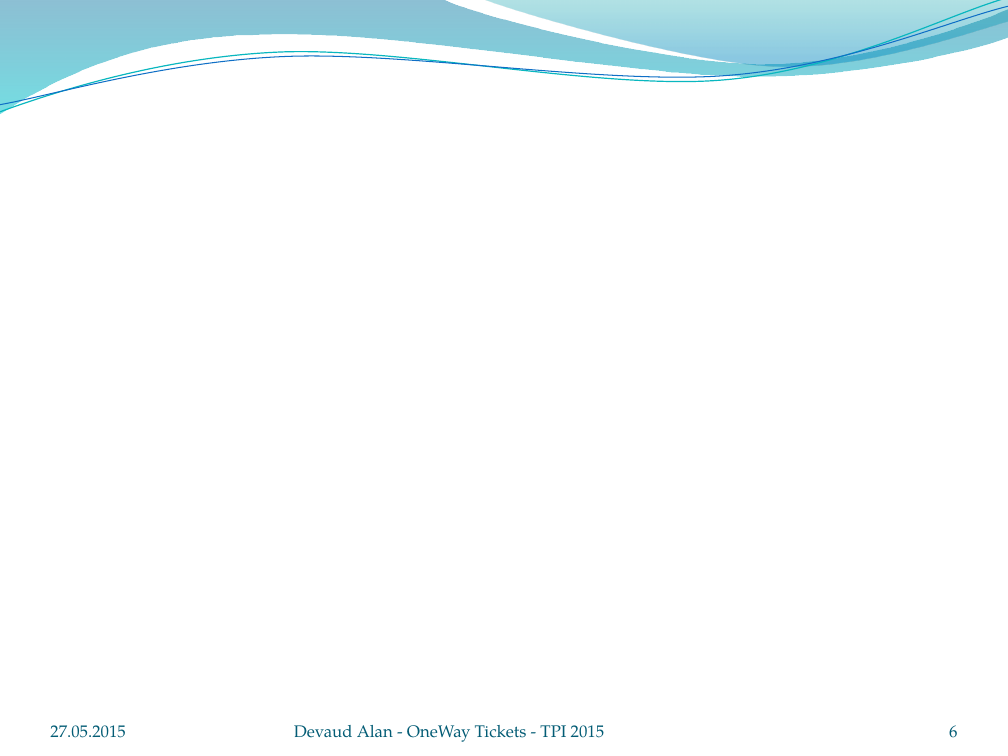
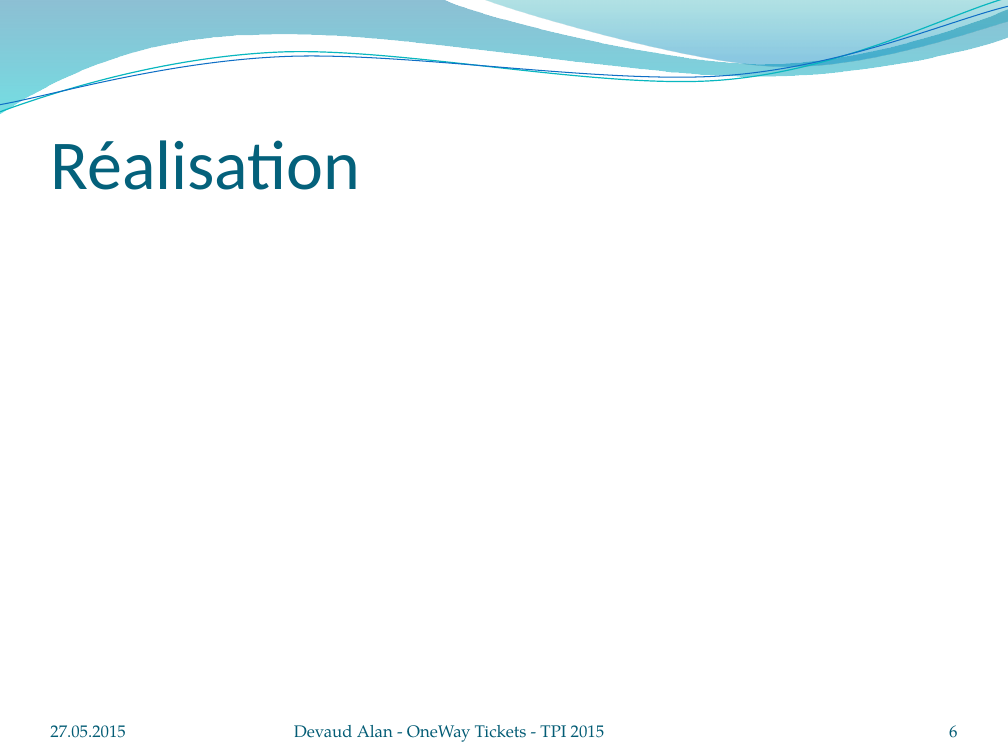
Before and after one commit to Devaud/TPI, a slide deck: slide 6 of OneWay_Tickets.pptx. Drawn at 1008x756 pixels with LibreOffice and Linux fonts; fonts in the diff are those of the drawing; background and template pictures are left out. Boxes give left, top, right and bottom in pixels: in the first picture for what was removed or moved away, otherwise in the second. Text is boxed around its words. In the diff, an @@ line names an element or a change of style, - is before the commit and + after.

```diff
--- a/OneWay_Tickets.pptx
+++ b/OneWay_Tickets.pptx
@@ title added at (50,140,360,190), 50 pt, text #04617B @@
+Réalisation
```
Also in this commit, not shown: 2 other slides changed, 3 slides added, 3 other files.
